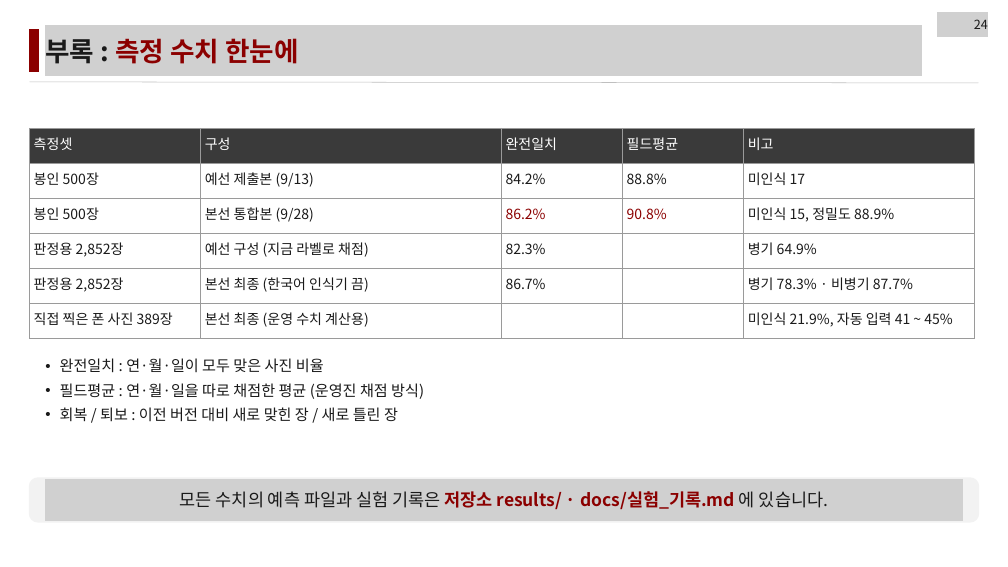
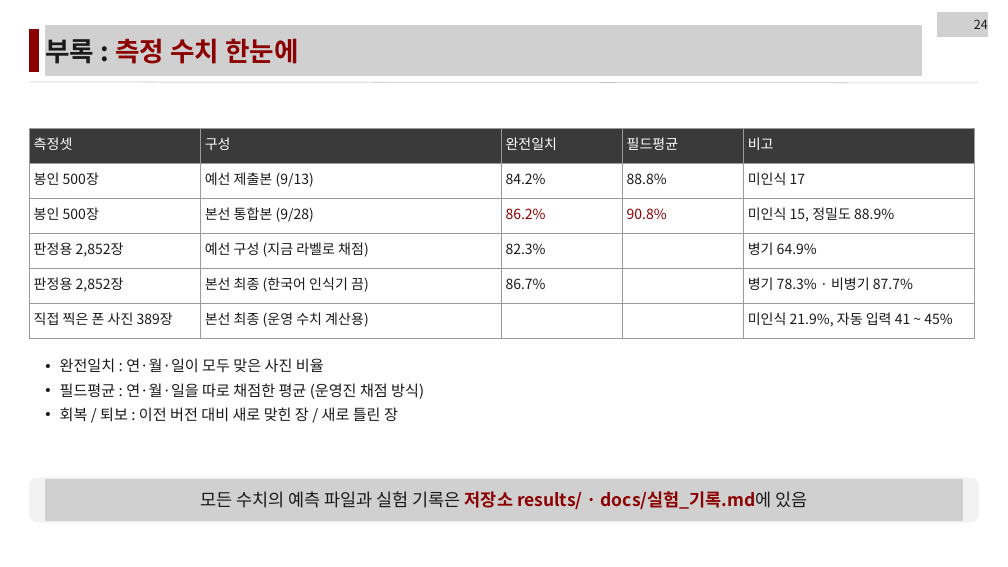
Before and after one commit to LEEbyeongchul/itda3-CODE-subway, a slide deck: slide 24 of 발표/[CODE]_서브웨이_본선발표.pptx. Drawn at 1008x567 pixels with LibreOffice and Linux fonts; fonts in the diff are those of the drawing; grey boxes stand for pictures. Boxes give left, top, right and bottom in pixels: in the first picture for what was removed or moved away, otherwise in the second. Text is boxed around its words. In the diff, an @@ line names an element or a change of style, - is before the commit and + after.

```diff
--- a/발표/[CODE]_서브웨이_본선발표.pptx
+++ b/발표/[CODE]_서브웨이_본선발표.pptx
@@ text at (200, 491, 808, 509): text changed @@
-모든 수치의 예측 파일과 실험 기록은 저장소 results/ · docs/실험_기록.md 에 있습니다.
+모든 수치의 예측 파일과 실험 기록은 저장소 results/ · docs/실험_기록.md에 있음
```
Also in this commit, not shown: 16 other slides changed, 1 other file.
